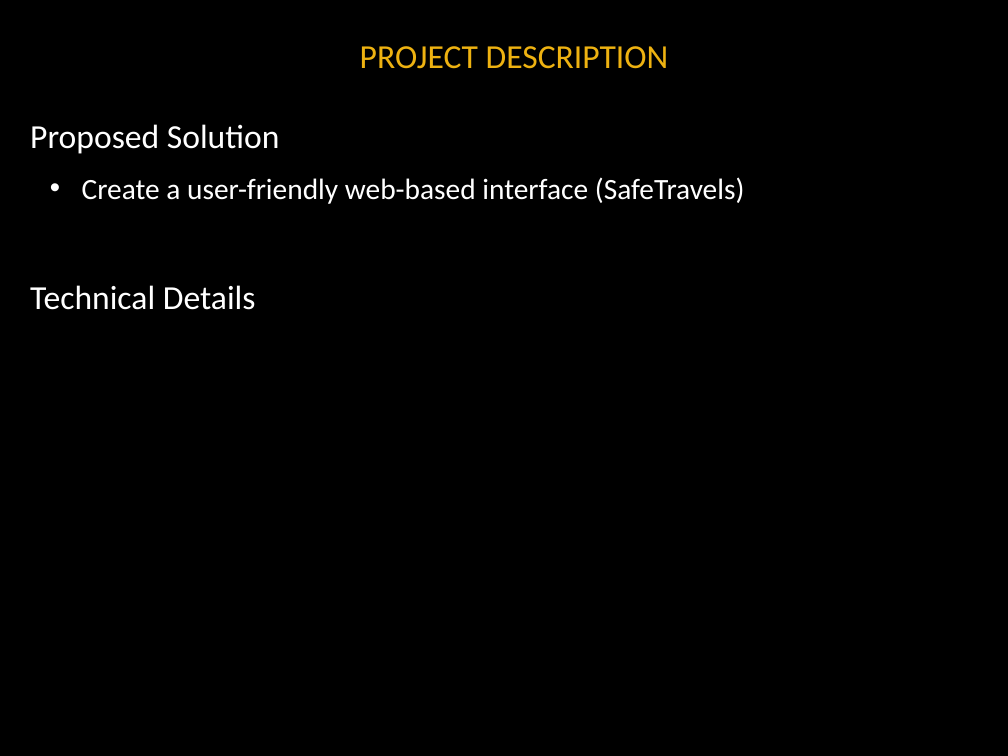
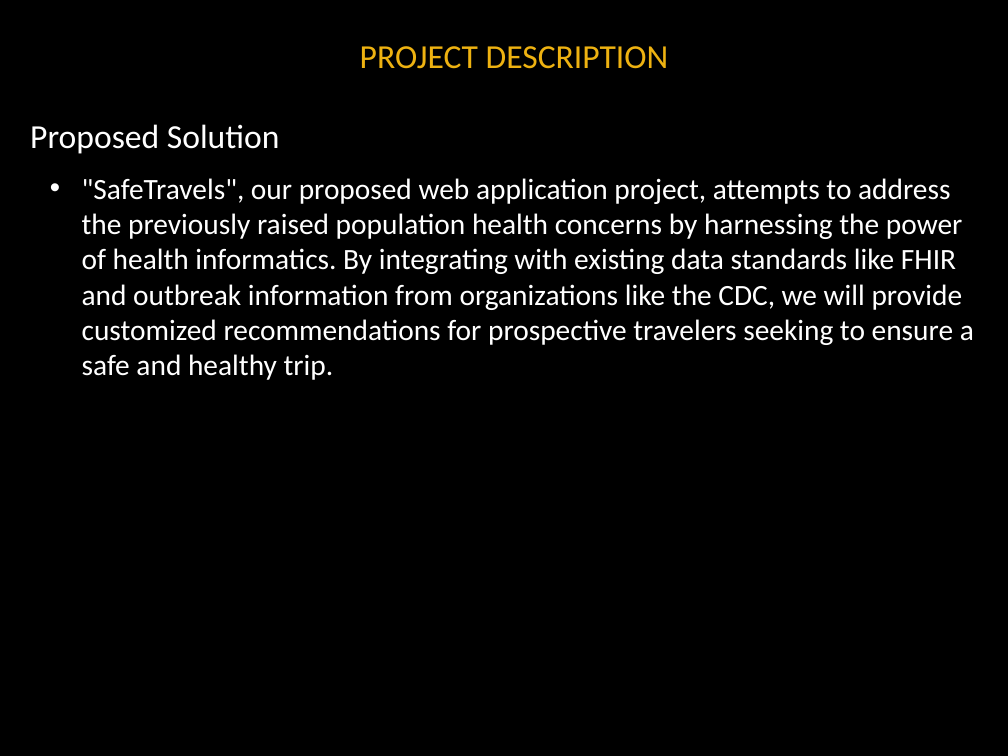
Before and after one commit to noanadler/RockStars, a slide deck: slide 6 of Deliverable1/Docs/TopicPresentation.pptx (slide 5 before the commit). Drawn at 1008x756 pixels with LibreOffice and Linux fonts; fonts in the diff are those of the drawing; background and template pictures are left out. Boxes give left, top, right and bottom in pixels: in the first picture for what was removed or moved away, otherwise in the second. Text is boxed around its words. In the diff, an @@ line names an element or a change of style, - is before the commit and + after.

Commit message:
Updated Slides based on feedback

```diff
--- a/Deliverable1/Docs/TopicPresentation.pptx
+++ b/Deliverable1/Docs/TopicPresentation.pptx
@@ text at box(82, 178, 974, 380): text changed @@
-  • Create a user-friendly web-based interface (SafeTravels)
-Technical Details
+  • "SafeTravels", our proposed web application project, attempts to address the previously raised population health concerns by harnessing the power of health informatics. By integrating with existing data standards like FHIR and outbreak information from organizations like the CDC, we will provide customized recommendations for prospective travelers seeking to ensure a safe and healthy trip.
```
Also in this commit, not shown: 2 other slides changed, 1 slide added.
